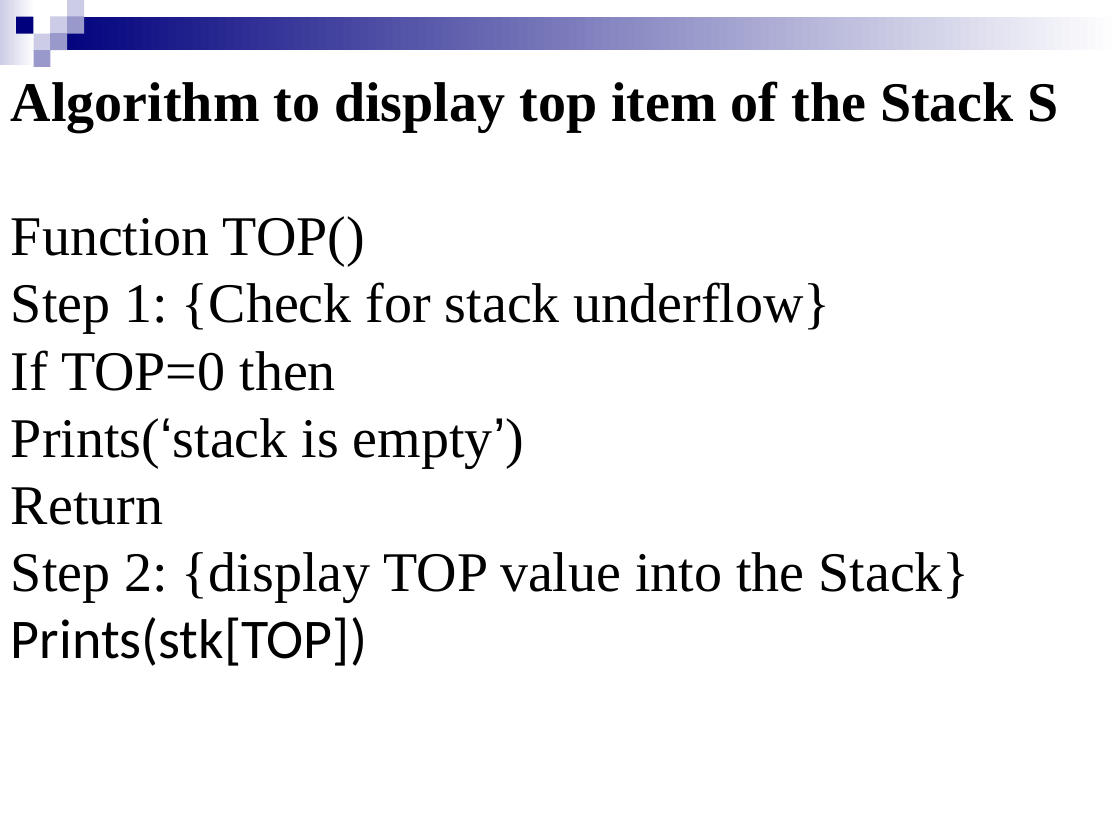
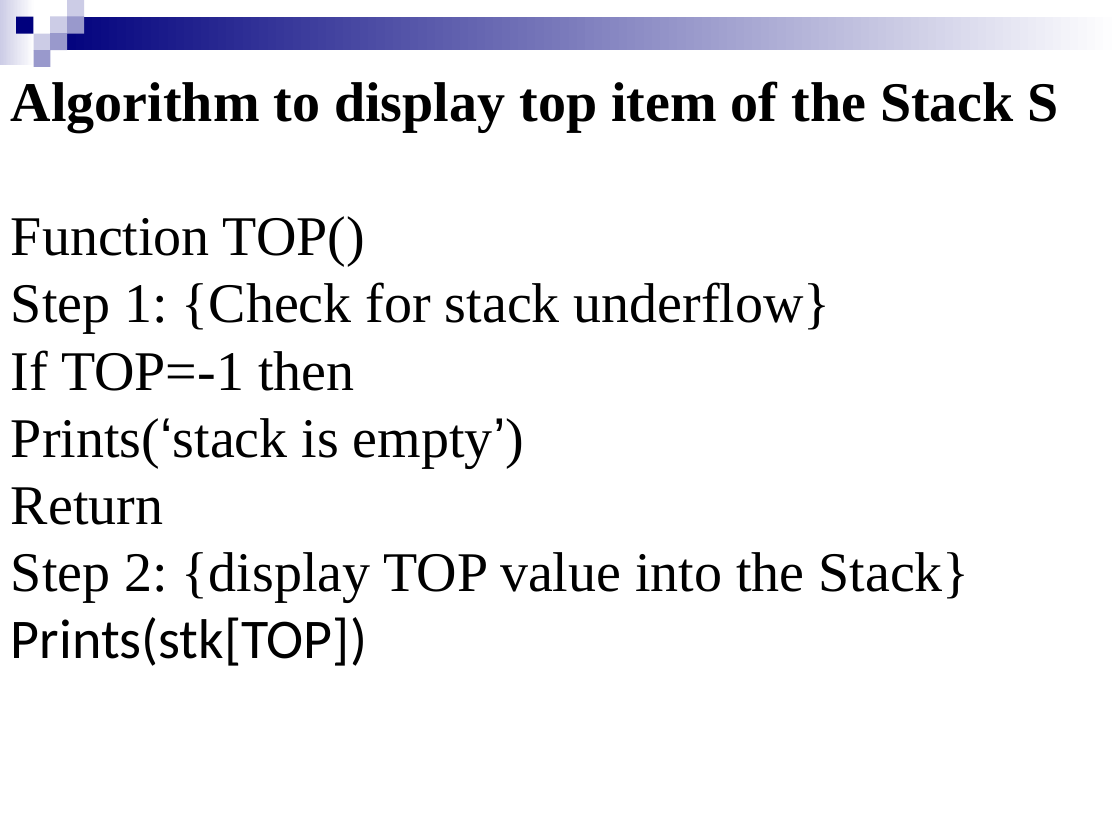
Before and after one commit to Emadalsuwat/emadalsuwat.github.io, a slide deck: slide 15 of DataStructure/Lecture6.pptx. Drawn at 1120x840 pixels with LibreOffice and Linux fonts; fonts in the diff are those of the drawing. Boxes give left, top, right and bottom in pixels: in the first picture for what was removed or moved away, otherwise in the second. Text is boxed around its words. In the diff, an @@ line names an element or a change of style, - is before the commit and + after.

```diff
--- a/DataStructure/Lecture6.pptx
+++ b/DataStructure/Lecture6.pptx
@@ text at <box>11,350,354,391</box>: text changed @@
-If TOP=0 then
+If TOP=-1 then
```
Also in this commit, not shown: 3 other slides changed.
